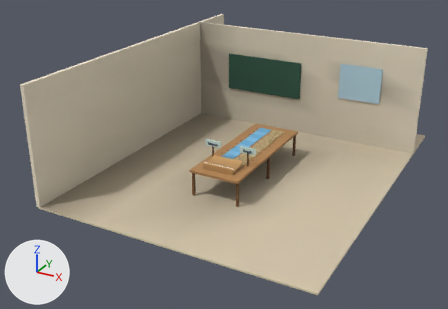
A saved change to the glTF model apps/web/public/models/force-lab/classroom.glb.
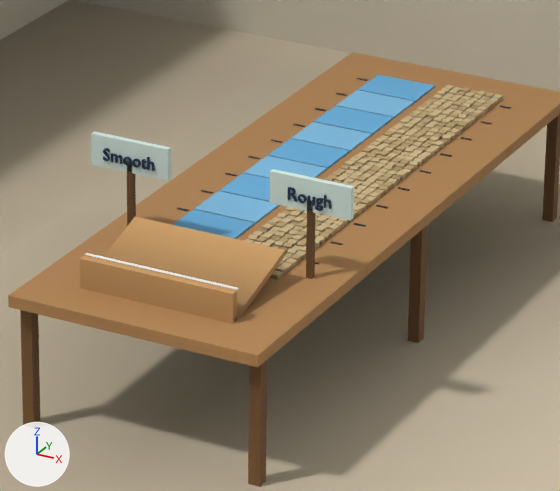
Old and new are each drawn whole from a camera (50 mm lens) standing at (6.58, -12.73, 7.03) and looking at (-0.55, 0.24, 0.54) and again close up on the part from 42% to 66% of the width and 37% to 67% of the height. Lighting does not change. The marker at lower left points along +X, +Y and +Z. The first two pictures are the older version. Where no turn or scale is listed for an object, it has been applied to the vertices. Vertices at exactly the same position are counted once.

Objects in the first close-up: 'classroom'.
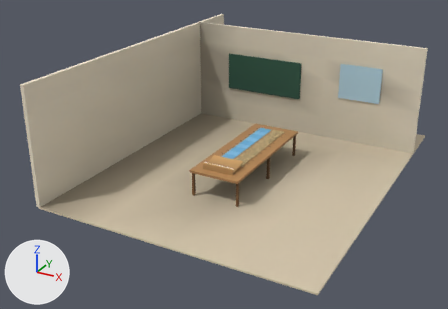
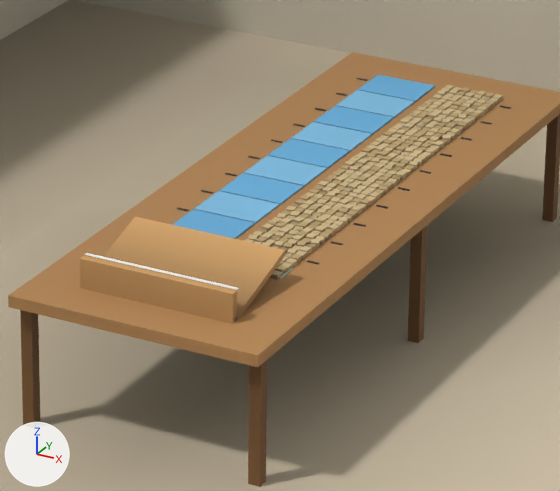
Where the change shows, as pixel boxes [x1, y1, x2, y2] in the close-ups (560 x 491 px; the box of a moved part takes in the faces that stretch with it):
part 1 of me_classroom, moved or reshaped (mostly hidden afterwards): before [91, 131, 354, 279]; after [280, 268, 293, 278]
part 2 of me_classroom, edited (looks the same): [102, 120, 441, 316] in both

The change, as a list of edits to the scene's bpy script:
```text
Change me_classroom:
    used by ob_classroom; location = (-0.025, 1.0, 1.48)
    remove me_classroom.from_pydata(...)  # 4320 vertices, 6968 faces; spans x -3.52..3.52, y -4.5..4.5, z -1.52..1.52
    add me_classroom.from_pydata(...)  # 4302 vertices, 6940 faces; spans x -3.52..3.52, y -4.5..4.5, z -1.52..1.52
    me_classroom part 1: 254 vertices moved from x -0.66..0.71, y -1.48..-1.43, z -0.78..-0.28 to x -0.34..0.39, y -1.53..-1.41, z -0.78..-0.77; 416 vertices removed from x -0.66..0.71, y -1.48..-1.43, z -0.78..-0.28; 398 vertices added at x -0.28..0.39, y -1.53..-1.41, z -0.78..-0.77
    me_classroom part 2: 299 kept faces spanning x -0.38..0.43, y -2.05..0.56, z -0.79..-0.62 get new vertex colours
```
